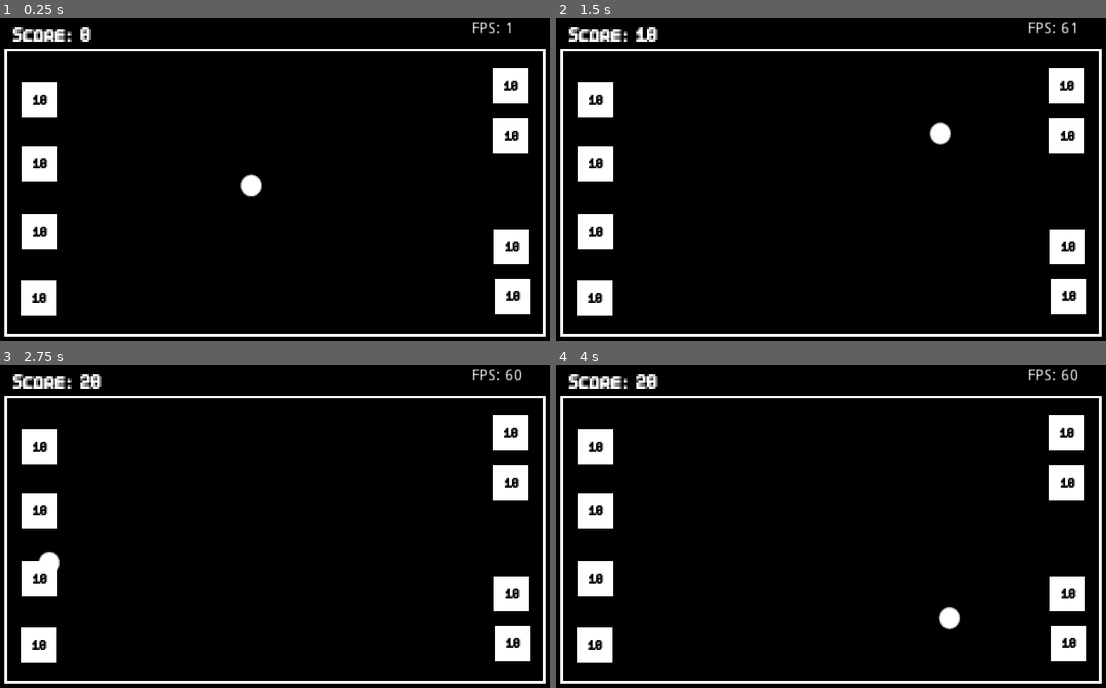
Above: before the commit, frames 1-4 (two rows, left to right).
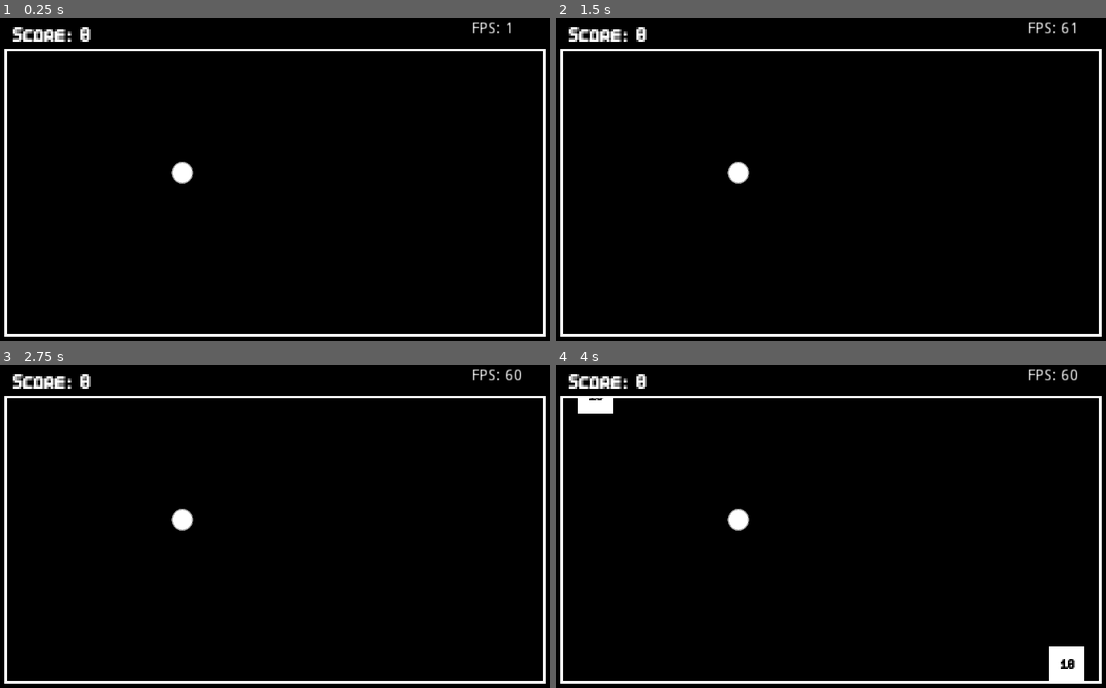
Above: after the commit, the same moments.

Repository: sugarvoid/cross-out
Game: Godot game, scene res://game/game.tscn
Same seed, same stepped clock (60 frames per second), same inputs: the game is played once before the commit and once after it. The project has no main scene, so this scene is started directly.
Inputs:
- Up to frame 1 (0.25 s): no input
- Up to frame 2 (1.5 s): tap Enter (ui_accept) at 0.5, 0.77 s
- Up to frame 3 (2.75 s): tap Enter (ui_accept) at 1.52 s
- Up to frame 4 (4 s): tap Enter (ui_accept) at 3.02, 3.77 s

The runs differ from the first frame. In frame 1, 5.7% of the frame differs, in the area x 3-97%, y 15-93%; in frame 2, 5.9%; in frame 3, 5.7%; in frame 4, 6.3%, in the area x 3-97%, y 2-98%.

Commit message:
Make targets move and move killzone to game scene

Diff:
--- a/game/game.gd
+++ b/game/game.gd
@@ -8,16 +8,27 @@
 
 var player: Player
 
+onready var tmr_start_player: Timer = get_node("TmrStart")
+onready var player_killzone: Area2D = get_node("KillZone")
+
 
 func _ready():
+	self.tmr_start_player.connect("timeout", self, "_start_player")
+	player_killzone.connect("body_entered", self, "_on_player_off_screen")
+	self.tmr_start_player.start(5)
 	_update_score(player_score)
 	player = get_node("Player")
 	player.connect("has_hit_target", self, "_update_score")
 
+func _start_player() -> void:
+	self.player.in_play = true
 
 func _process(delta):
 	$HUD/LblFps.text = str("FPS: ", Engine.get_frames_per_second())
 
+func _on_player_off_screen(body: Node) -> void:
+	if body.get_class() == "Player":
+		print("player off screen.")
 
 func _update_score(score: int):
 	player_score += score
--- a/game/game.tscn
+++ b/game/game.tscn
@@ -1,12 +1,11 @@
-[gd_scene load_steps=9 format=2]
+[gd_scene load_steps=8 format=2]
 
 [ext_resource path="res://game/player.tscn" type="PackedScene" id=1]
-[ext_resource path="res://game/target.tscn" type="PackedScene" id=2]
 [ext_resource path="res://game/game.gd" type="Script" id=3]
-[ext_resource path="res://kill_zone.tscn" type="PackedScene" id=4]
 [ext_resource path="res://background.png" type="Texture" id=5]
 [ext_resource path="res://background_front.png" type="Texture" id=6]
 [ext_resource path="res://game/font/Smart Basic 9h.ttf" type="DynamicFontData" id=7]
+[ext_resource path="res://game/target_manager.gd" type="Script" id=8]
 
 [sub_resource type="DynamicFont" id=1]
 font_data = ExtResource( 7 )
@@ -18,46 +17,23 @@
 texture = ExtResource( 5 )
 centered = false
 
+[node name="TargetManager" type="Node2D" parent="."]
+script = ExtResource( 8 )
+
+[node name="Targats" type="Node2D" parent="TargetManager"]
+
+[node name="LeftTop" type="Position2D" parent="TargetManager"]
+position = Vector2( 84, -40 )
+
+[node name="RightBottom" type="Position2D" parent="TargetManager"]
+position = Vector2( 940, 640 )
+
+[node name="TmrLeft" type="Timer" parent="TargetManager"]
+
+[node name="TmrRight" type="Timer" parent="TargetManager"]
+
 [node name="Player" parent="." instance=ExtResource( 1 )]
 position = Vector2( 344, 282 )
-
-[node name="FlipZone" parent="." instance=ExtResource( 2 )]
-position = Vector2( 84, 149 )
-
-[node name="FlipZone7" parent="." instance=ExtResource( 2 )]
-position = Vector2( 84, 265 )
-
-[node name="FlipZone2" parent="." instance=ExtResource( 2 )]
-position = Vector2( 941, 416 )
-
-[node name="FlipZone8" parent="." instance=ExtResource( 2 )]
-position = Vector2( 940, 214 )
-
-[node name="FlipZone3" parent="." instance=ExtResource( 2 )]
-position = Vector2( 939, 123 )
-
-[node name="FlipZone4" parent="." instance=ExtResource( 2 )]
-position = Vector2( 84, 389 )
-
-[node name="FlipZone5" parent="." instance=ExtResource( 2 )]
-position = Vector2( 83, 509 )
-
-[node name="FlipZone6" parent="." instance=ExtResource( 2 )]
-position = Vector2( 943, 506 )
-
-[node name="KillZone" parent="." instance=ExtResource( 4 )]
-position = Vector2( -95, 331 )
-
-[node name="KillZone2" parent="." instance=ExtResource( 4 )]
-position = Vector2( 1086, 321 )
-
-[node name="KillZone3" parent="." instance=ExtResource( 4 )]
-position = Vector2( 521, 677 )
-rotation = 1.5708
-
-[node name="KillZone4" parent="." instance=ExtResource( 4 )]
-position = Vector2( 506, -85 )
-rotation = 1.5708
 
 [node name="BackgroundFront" type="Sprite" parent="."]
 texture = ExtResource( 6 )
@@ -81,3 +57,10 @@
 margin_bottom = 46.0
 rect_scale = Vector2( 2, 2 )
 text = "FPS: 20 "
+
+[node name="TmrStart" type="Timer" parent="."]
+
+[node name="KillZone" type="Area2D" parent="."]
+
+[node name="CollisionPolygon2D" type="CollisionPolygon2D" parent="KillZone"]
+polygon = PoolVector2Array( -64, -54, 1058, -54, 1061, 649, -74, 650, -71, -42, -123, -42, -123, 698, 1091, 698, 1091, -112, -66, -110 )
--- a/game/target.gd
+++ b/game/object/target/target.gd
@@ -1,3 +1,4 @@
+class_name Target
 extends Area2D
 
 
@@ -5,7 +6,10 @@
 # var a = 2
 # var b = "text"
 
+const move_speed: int = 60
+
 var score: int = 10
+export var moving_dir: int
 
 
 # Called when the node enters the scene tree for the first time.
@@ -14,8 +18,13 @@
 
 
 # Called every frame. 'delta' is the elapsed time since the previous frame.
-#func _process(delta):
-#	pass
+func _physics_process(delta):
+	_move(self.moving_dir, delta)
+
+
+func _move(y_direction: int, delta: float) -> void:
+	self.global_position.y += (self.move_speed * delta) * y_direction
+
 
 func _on_player_entered(body: Node2D):
 	if body.has_method("hit_target"):
--- a/game/target.tscn
+++ b/game/object/target/target.tscn
@@ -1,28 +1,24 @@
 [gd_scene load_steps=7 format=2]
 
-[ext_resource path="res://game/target.gd" type="Script" id=1]
-[ext_resource path="res://box_green.png" type="Texture" id=2]
-[ext_resource path="res://game/font/Smart Basic 9h.ttf" type="DynamicFontData" id=3]
+[ext_resource path="res://game/font/Smart Basic 9h.ttf" type="DynamicFontData" id=1]
+[ext_resource path="res://game/object/target/target.gd" type="Script" id=2]
+[ext_resource path="res://box_green.png" type="Texture" id=3]
+
+[sub_resource type="DynamicFont" id=3]
+font_data = ExtResource( 1 )
 
 [sub_resource type="RectangleShape2D" id=1]
-extents = Vector2( 32, 32.5 )
-
-[sub_resource type="DynamicFont" id=3]
-font_data = ExtResource( 3 )
+extents = Vector2( 4, 30 )
 
 [sub_resource type="Animation" id=2]
 resource_name = "flip_over"
 
 [node name="Target" type="Area2D"]
-script = ExtResource( 1 )
-
-[node name="CollisionShape2D" type="CollisionShape2D" parent="."]
-position = Vector2( -1, -0.5 )
-shape = SubResource( 1 )
+script = ExtResource( 2 )
 
 [node name="Sprite" type="Sprite" parent="."]
 scale = Vector2( 0.5, 0.5 )
-texture = ExtResource( 2 )
+texture = ExtResource( 3 )
 
 [node name="LblPonits" type="Label" parent="Sprite"]
 margin_left = -38.0
@@ -36,5 +32,13 @@
 align = 1
 valign = 1
 
+[node name="RightSide" type="CollisionShape2D" parent="."]
+position = Vector2( 28, 0 )
+shape = SubResource( 1 )
+
+[node name="LeftSide" type="CollisionShape2D" parent="."]
+position = Vector2( -29, 0 )
+shape = SubResource( 1 )
+
 [node name="AnimationPlayer" type="AnimationPlayer" parent="."]
 anims/flip_over = SubResource( 2 )
--- /dev/null
+++ b/game/target_manager.gd
@@ -0,0 +1,47 @@
+extends Node2D
+
+
+
+
+# Declare member variables here. Examples:
+# var a = 2
+# var b = "text"
+const p_Target: PackedScene = preload("res://game/object/target/target.tscn")
+
+onready var right_spawn_pos: Position2D = get_node("RightBottom")
+onready var left_spawn_pos: Position2D = get_node("LeftTop")
+
+onready var tmr_left: Timer = get_node("TmrLeft")
+onready var tmr_right: Timer = get_node("TmrRight")
+
+onready var target_container: Node2D = get_node("Targats")
+
+
+# Called when the node enters the scene tree for the first time.
+func _ready():
+	self._connect_signals()
+	self._start_spawn_timers()
+
+func _start_spawn_timers() -> void:
+	self.tmr_left.start(2.4)
+	self.tmr_right.start(2.4)
+
+func _connect_signals() -> void:
+	self.tmr_left.connect("timeout", self, "_spawn_left")
+	self.tmr_right.connect("timeout", self, "_spawn_right")
+
+func _spawn_taget(side: int, direction: int = 1) -> void:
+	var new_target: Target = p_Target.instance()
+
+func _spawn_left() -> void:
+	var new_target: Target = p_Target.instance()
+	new_target.moving_dir = 1
+	new_target.global_position = self.left_spawn_pos.global_position
+	self.target_container.add_child(new_target)
+
+
+func _spawn_right() -> void:
+	var new_target: Target = p_Target.instance()
+	new_target.moving_dir = -1
+	new_target.global_position = self.right_spawn_pos.global_position
+	self.target_container.add_child(new_target)
--- a/player.gd
+++ b/player.gd
@@ -11,6 +11,9 @@
 var screen_size
 var x_movement = 500
 
+
+var in_play: bool = false
+
 func get_class() -> String:
 	return "Player"
 
@@ -23,17 +26,18 @@
 		self.jump_next = true
 
 func _physics_process(delta):
-	velocity.y += gravity * delta
-	if jump_next:
-		jump_next = false
-		if velocity.y > 0:
-			velocity.y = 0
+	if self.in_play:
+		velocity.y += gravity * delta
+		if jump_next:
+			jump_next = false
+			if velocity.y > 0:
+				velocity.y = 0
 
-		velocity.y -= jump_force
-		velocity.y = max(velocity.y, -400)
+			velocity.y -= jump_force
+			velocity.y = max(velocity.y, -400)
 
-	global_position.x += x_movement * delta
-	velocity = move_and_slide(velocity)
+		global_position.x += x_movement * delta
+		velocity = move_and_slide(velocity)
 
 func hit_target(score: int) -> void:
 	emit_signal("has_hit_target", score)
--- a/project.godot
+++ b/project.godot
@@ -13,9 +13,15 @@
 "class": "Player",
 "language": "GDScript",
 "path": "res://player.gd"
+}, {
+"base": "Area2D",
+"class": "Target",
+"language": "GDScript",
+"path": "res://game/object/target/target.gd"
 } ]
 _global_script_class_icons={
-"Player": ""
+"Player": "",
+"Target": ""
 }
 
 [application]
